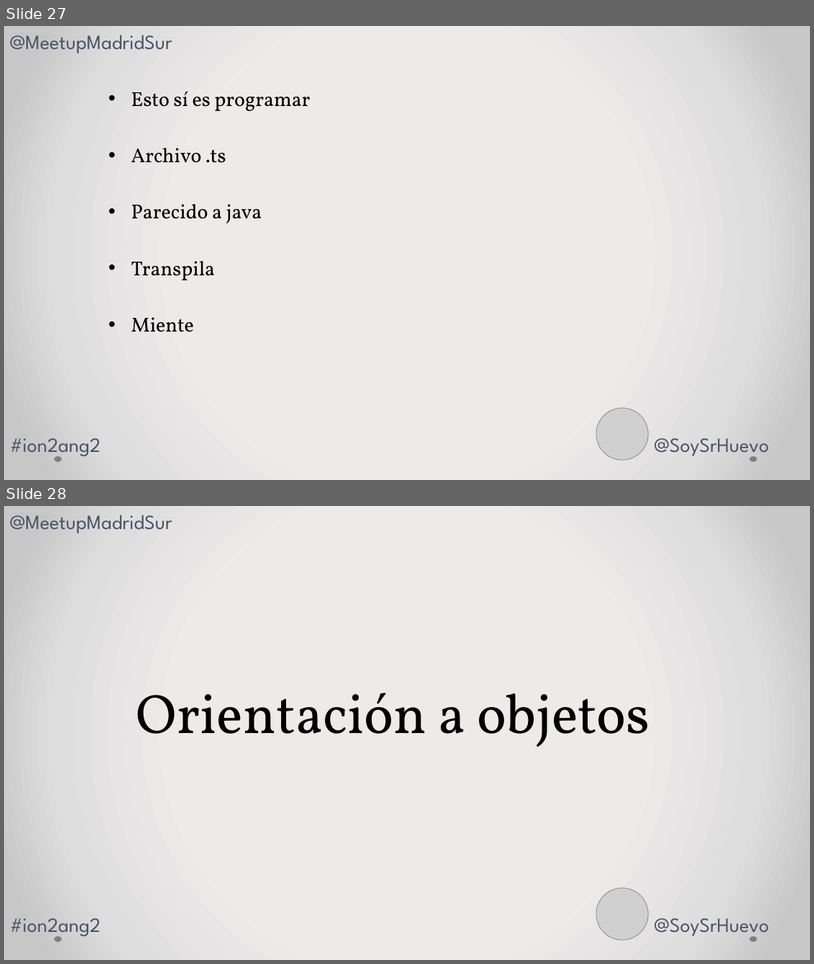
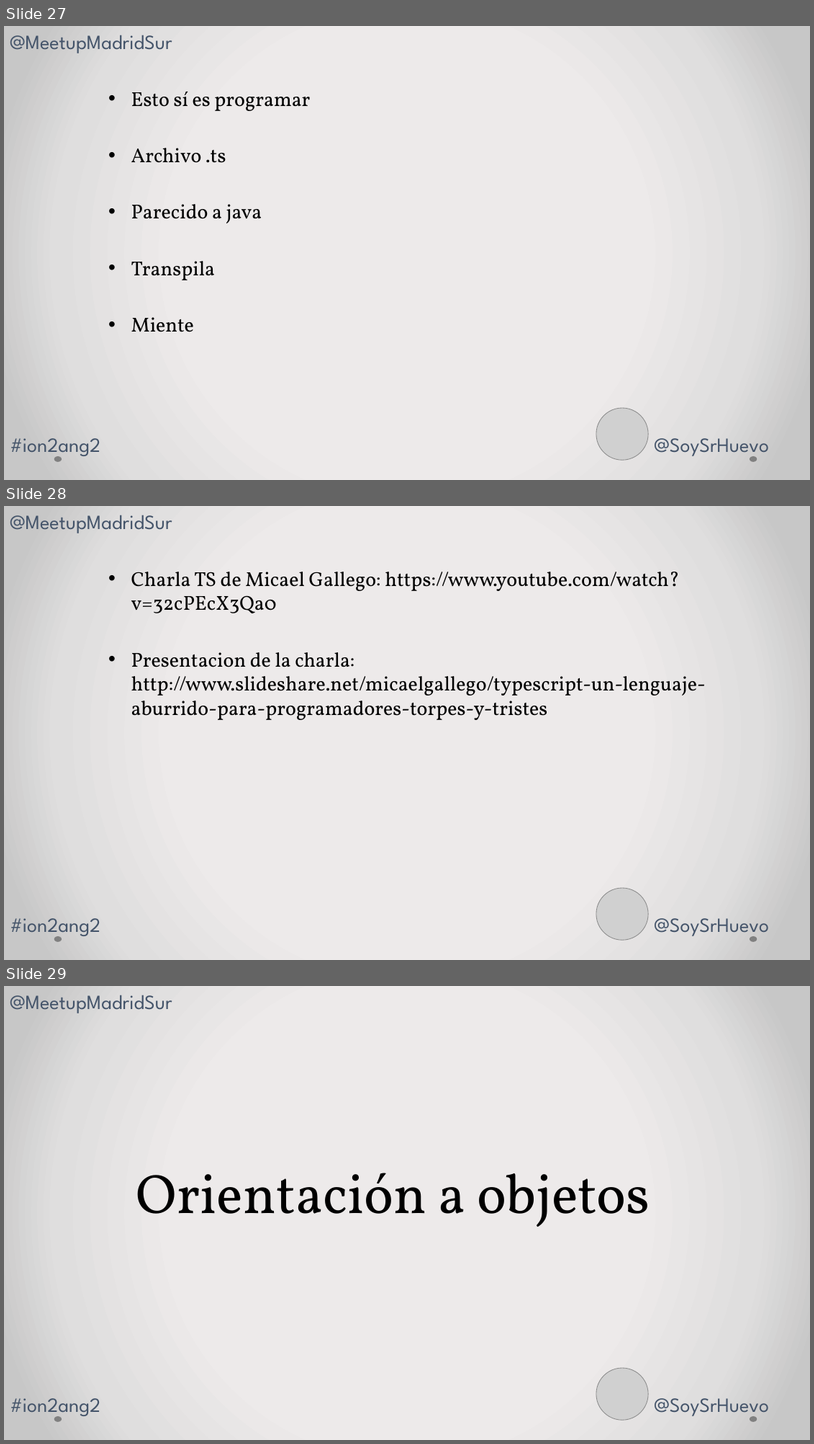
Before and after one commit to SrHuevo/ang2ion2, a slide deck: Daniel Garoz.pptx. Shown one above the other, each under a label of ours: slides 27 and 28 before the commit, slides 27, 28 and 29 after it. The pictures are 814x964 and 814x1444 pixels, drawn with LibreOffice and Linux fonts; fonts in the diff are those of the drawing; grey boxes stand for pictures. Boxes give left, top, right and bottom in pixels: in the first picture for what was removed or moved away, otherwise in the second. Text is boxed around its words. In the diff, an @@ line names an element or a change of style, - is before the commit and + after.

Commit message:
add charla micael

```diff
--- a/Daniel Garoz.pptx
+++ b/Daniel Garoz.pptx
@@ slide 28 added at [4,506,810,960], background gradient #EDEBEB to #E0DEDE to #C9C7C7; not listed: 2 template elements that a slide beside it also shows @@
@@ text added at [10,515,172,533], 24 pt, text #44546A @@
+@MeetupMadridSur
@@ text added at [131,572,706,720], 24 pt, text #000000 @@
+• Charla TS de Micael Gallego: https://www.youtube.com/watch?v=32cPEcX3Qa0
+• Presentacion de la charla: http://www.slideshare.net/micaelgallego/typescript-un-lenguaje-aburrido-para-programadores-torpes-y-tristes
@@ picture added at [597,888,649,939] @@
@@ text added at [10,918,100,939], 24 pt, text #44546A @@
+#ion2ang2
@@ text added at [654,918,769,939], 24 pt, text #44546A @@
+@SoySrHuevo
@@ what was slide 28 is now slide 29 @@
```
Also in this commit, not shown: 2 other files.
